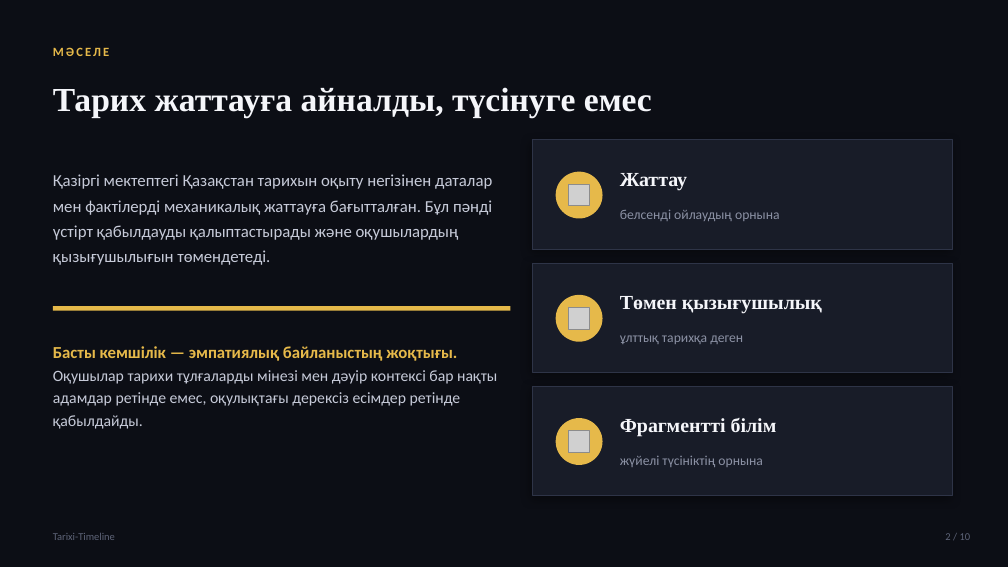
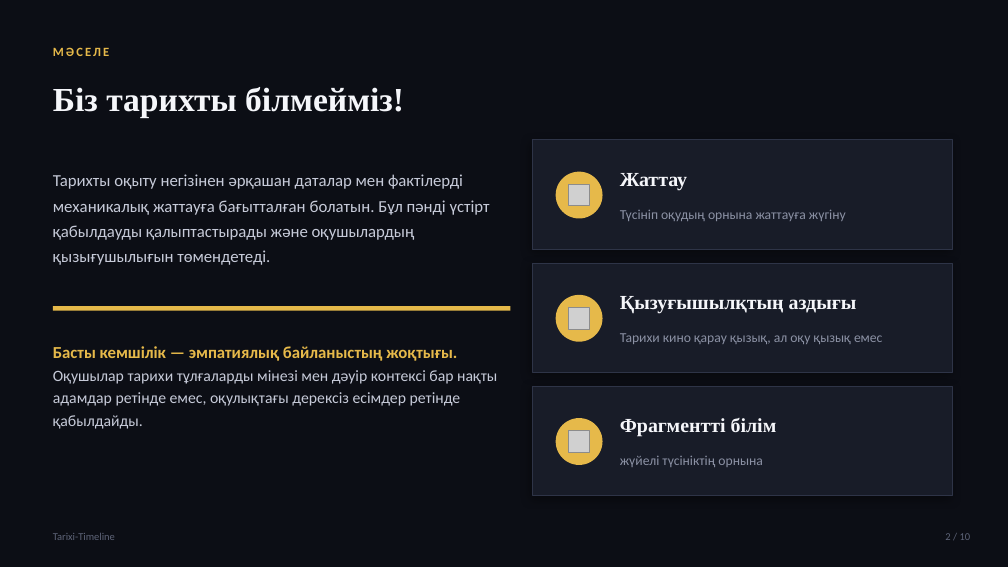
Before and after one commit to bekarazhan/tarixi-timeline, a slide deck: slide 2 of grant-presentation/Tarixi-Timeline_Tauelsizdik_urpaqtary.pptx. Drawn at 1008x567 pixels with LibreOffice and Linux fonts; fonts in the diff are those of the drawing; grey boxes stand for pictures. Boxes give left, top, right and bottom in pixels: in the first picture for what was removed or moved away, otherwise in the second. Text is boxed around its words. In the diff, an @@ line names an element or a change of style, - is before the commit and + after.

```diff
--- a/grant-presentation/Tarixi-Timeline_Tauelsizdik_urpaqtary.pptx
+++ b/grant-presentation/Tarixi-Timeline_Tauelsizdik_urpaqtary.pptx
@@ text at box(53, 87, 404, 117): text changed @@
-Тарих жаттауға айналды, түсінуге емес
+Біз тарихты білмейміз!
@@ text at box(53, 174, 490, 265): text changed @@
-Қазіргі мектептегі Қазақстан тарихын оқыту негізінен даталар мен фактілерді механикалық жаттауға бағытталған. Бұл пәнді үстірт қабылдауды қалыптастырады және оқушылардың қызығушылығын төмендетеді.
+Тарихты оқыту негізінен әрқашан даталар мен фактілерді механикалық жаттауға бағытталған болатын. Бұл пәнді үстірт қабылдауды қалыптастырады және оқушылардың қызығушылығын төмендетеді.
@@ text at box(620, 210, 846, 221): text changed @@
-белсенді ойлаудың орнына
+Түсініп оқудың орнына жаттауға жүгіну
@@ text at box(620, 296, 857, 313): text changed @@
-Төмен қызығушылық
+Қызуғышылқтың аздығы
@@ text at box(620, 333, 882, 344): text changed @@
-ұлттық тарихқа деген
+Тарихи кино қарау қызық, ал оқу қызық емес
```
Also in this commit, not shown: 6 other slides changed, 5 other files.
